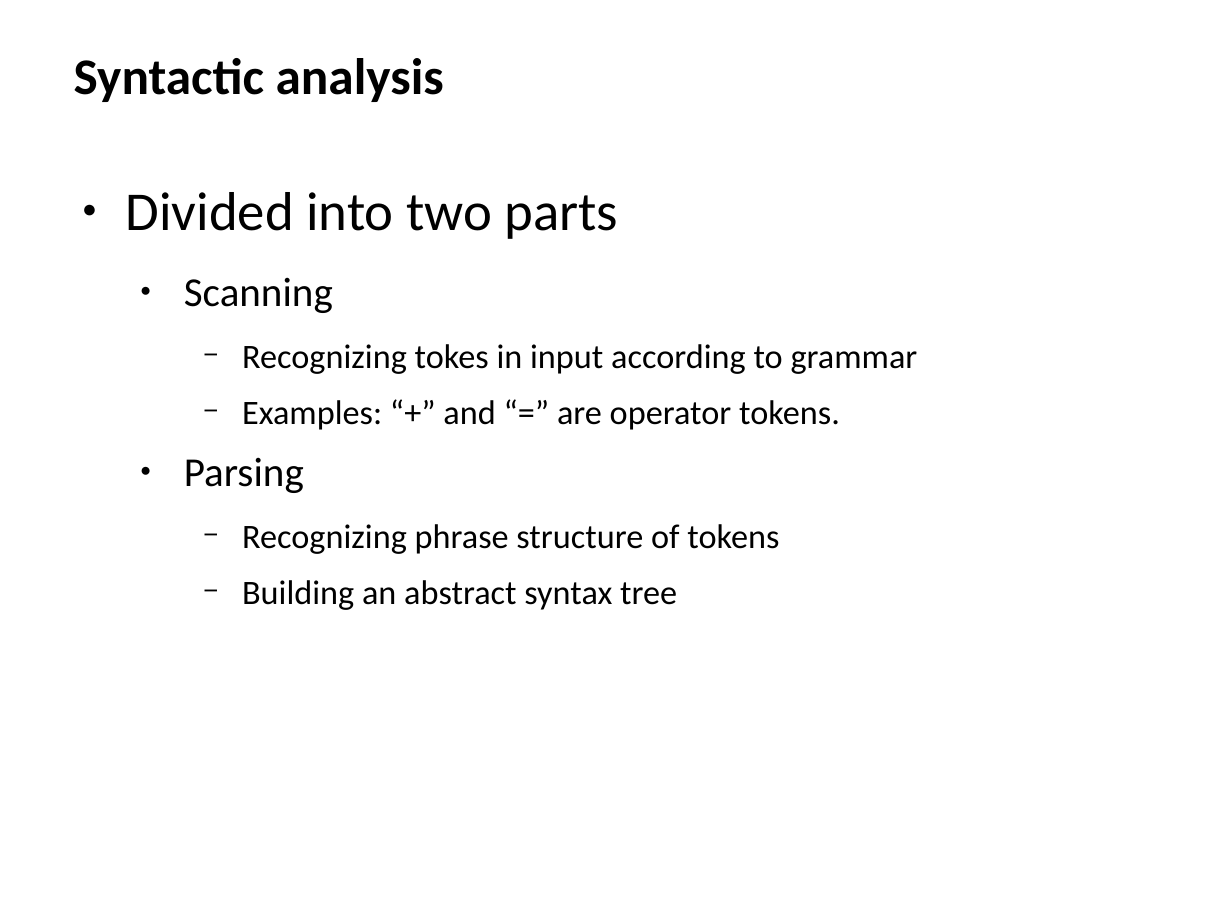
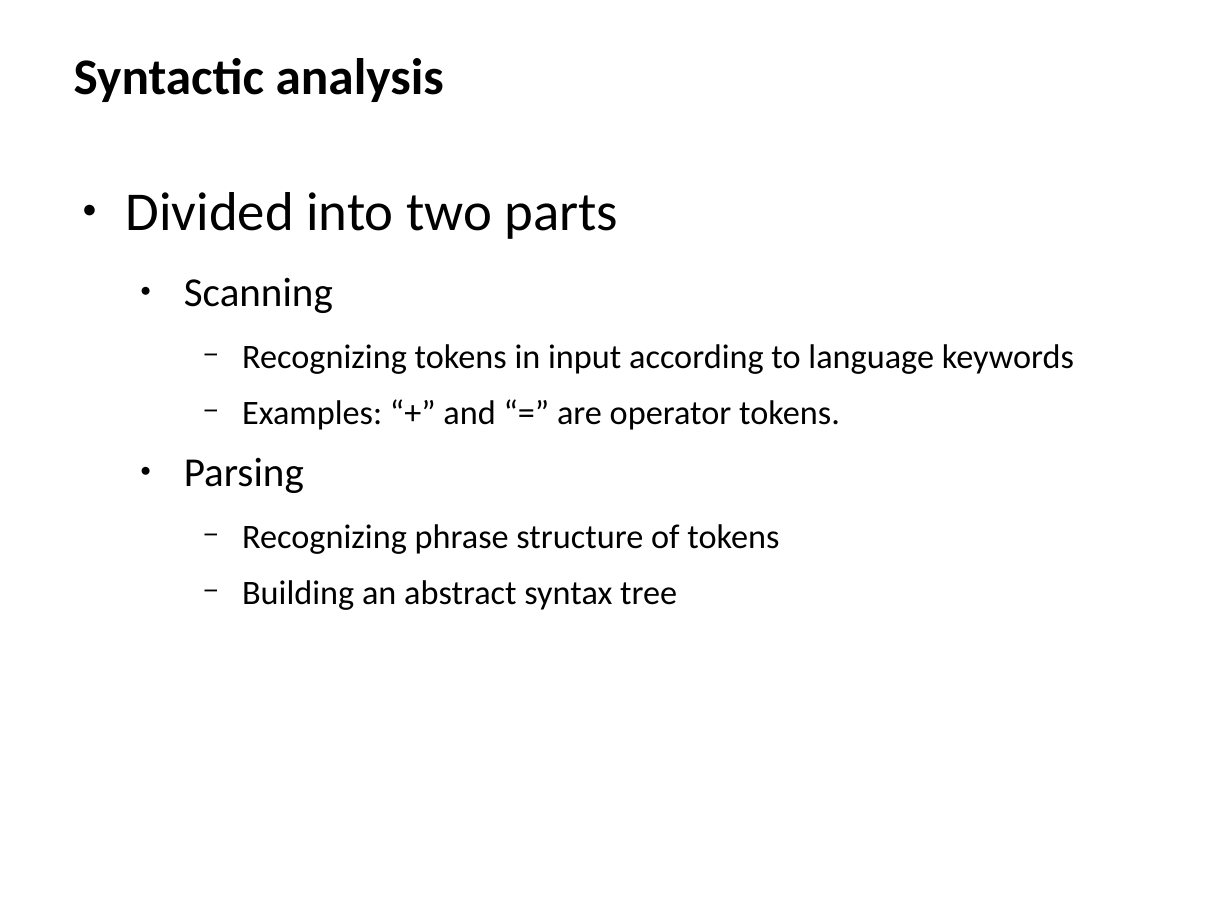
Before and after one commit to henrikklarup/sw402a, a slide deck: slide 4 of Project/præsentation/Skabelon (open office).odp. Drawn at 1232x924 pixels with LibreOffice and Linux fonts; fonts in the diff are those of the drawing. Boxes give left, top, right and bottom in pixels: in the first picture for what was removed or moved away, otherwise in the second. Text is boxed around its words. In the diff, an @@ line names an element or a change of style, - is before the commit and + after.

```diff
--- a/Project/præsentation/Skabelon (open office).odp
+++ b/Project/præsentation/Skabelon (open office).odp
@@ text at (242, 344, 1074, 374): text changed @@
-    − Recognizing tokes in input according to grammar
+    − Recognizing tokens in input according to language keywords
```
Also in this commit, not shown: 1 other slide changed, 1 slide added.
